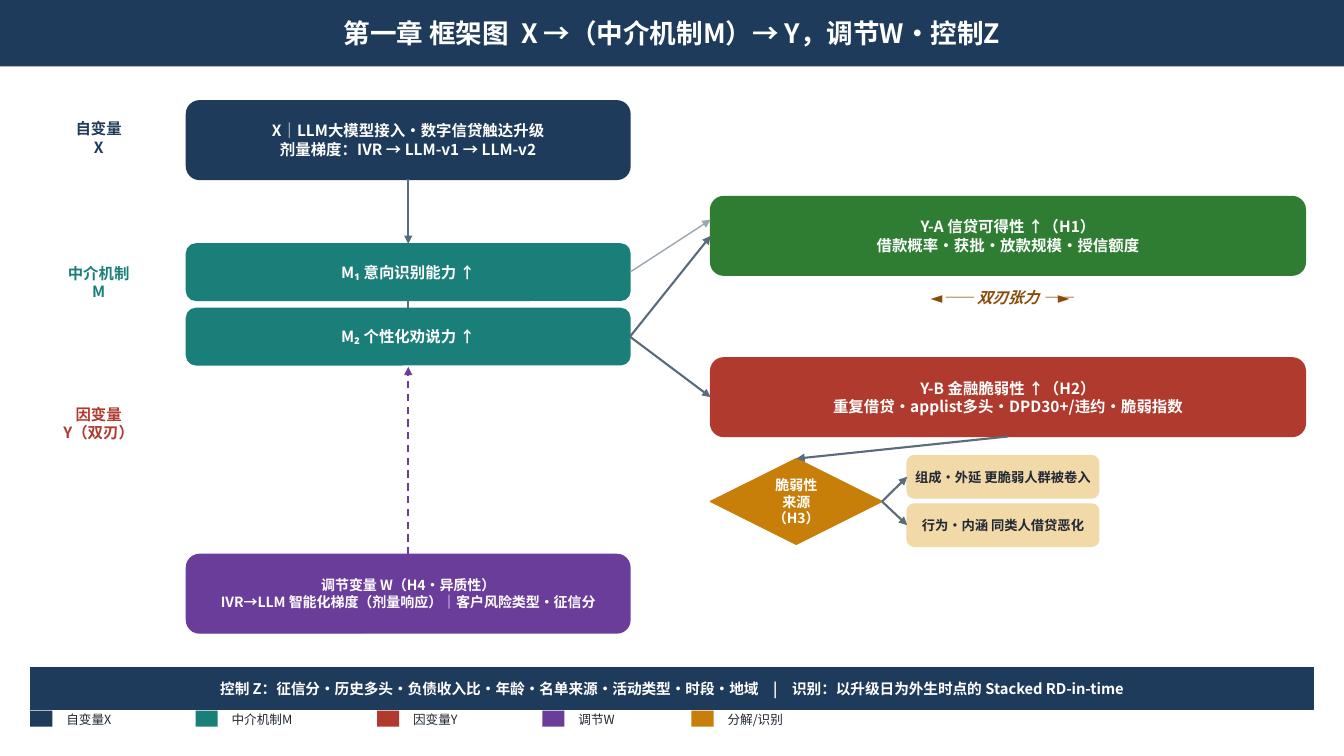
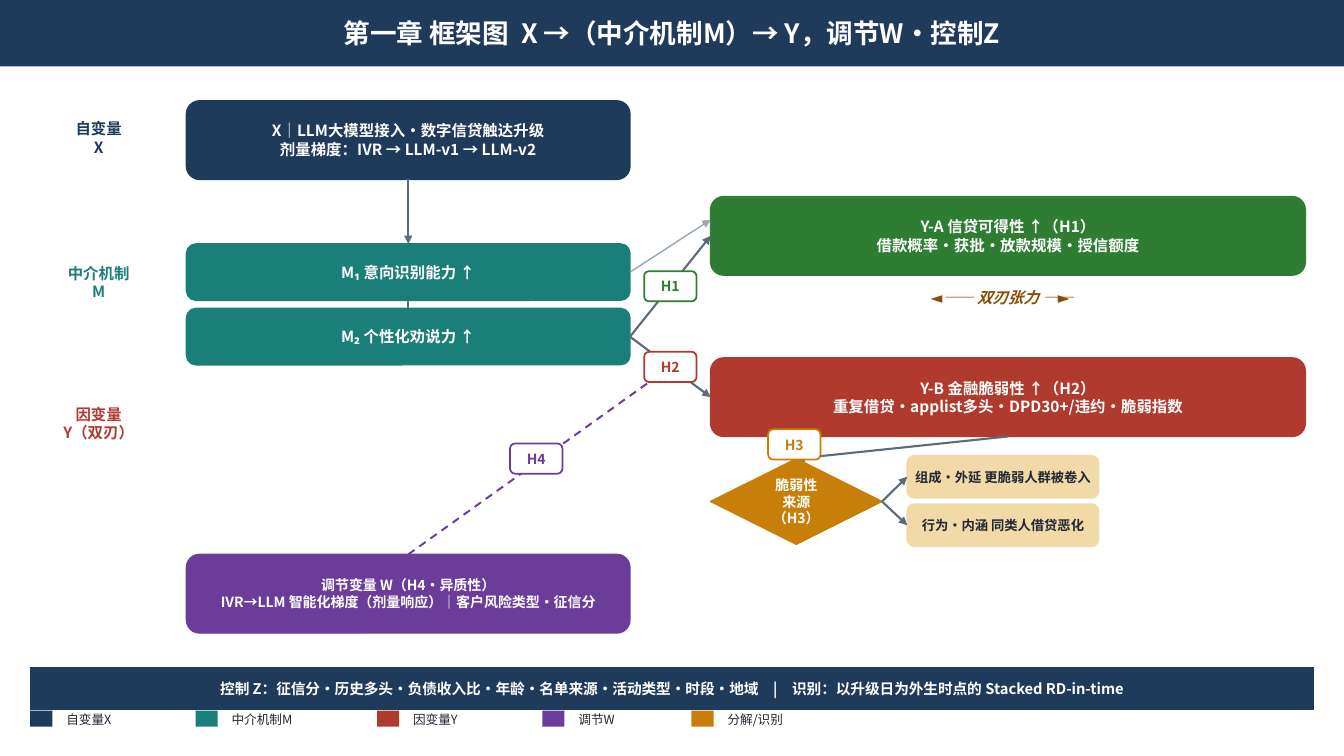
Before and after one commit to qliu2318/claude, a slide deck: slide 2 of 技术路线图_LLM消费信贷.pptx. Drawn at 1344x756 pixels with LibreOffice and Linux fonts; fonts in the diff are those of the drawing. Boxes give left, top, right and bottom in pixels: in the first picture for what was removed or moved away, otherwise in the second. Text is boxed around its words. In the diff, an @@ line names an element or a change of style, - is before the commit and + after.

```diff
--- a/技术路线图_LLM消费信贷.pptx
+++ b/技术路线图_LLM消费信贷.pptx
@@ rounded rectangle added at (644, 271, 697, 301), fill #FFFFFF, outline #2E7D32 1.25 pt, 10 pt, text #2E7D32, bold @@
+H1
@@ rounded rectangle added at (644, 352, 697, 382), fill #FFFFFF, outline #B03A2E 1.25 pt, 10 pt, text #B03A2E, bold @@
+H2
@@ arrow removed from (408, 555) to (408, 367) @@
@@ arrow added from (408, 555) to (670, 367), #6A3D9A 1.4 pt dashed @@
@@ rounded rectangle added at (510, 444, 563, 474), fill #FFFFFF, outline #6A3D9A 1.25 pt, 10 pt, text #6A3D9A, bold @@
+H4
@@ rounded rectangle added at (768, 430, 821, 460), fill #FFFFFF, outline #C87F0A 1.25 pt, 10 pt, text #C87F0A, bold @@
+H3
```
Also in this commit, not shown: 2 other slides changed, 1 other file.
